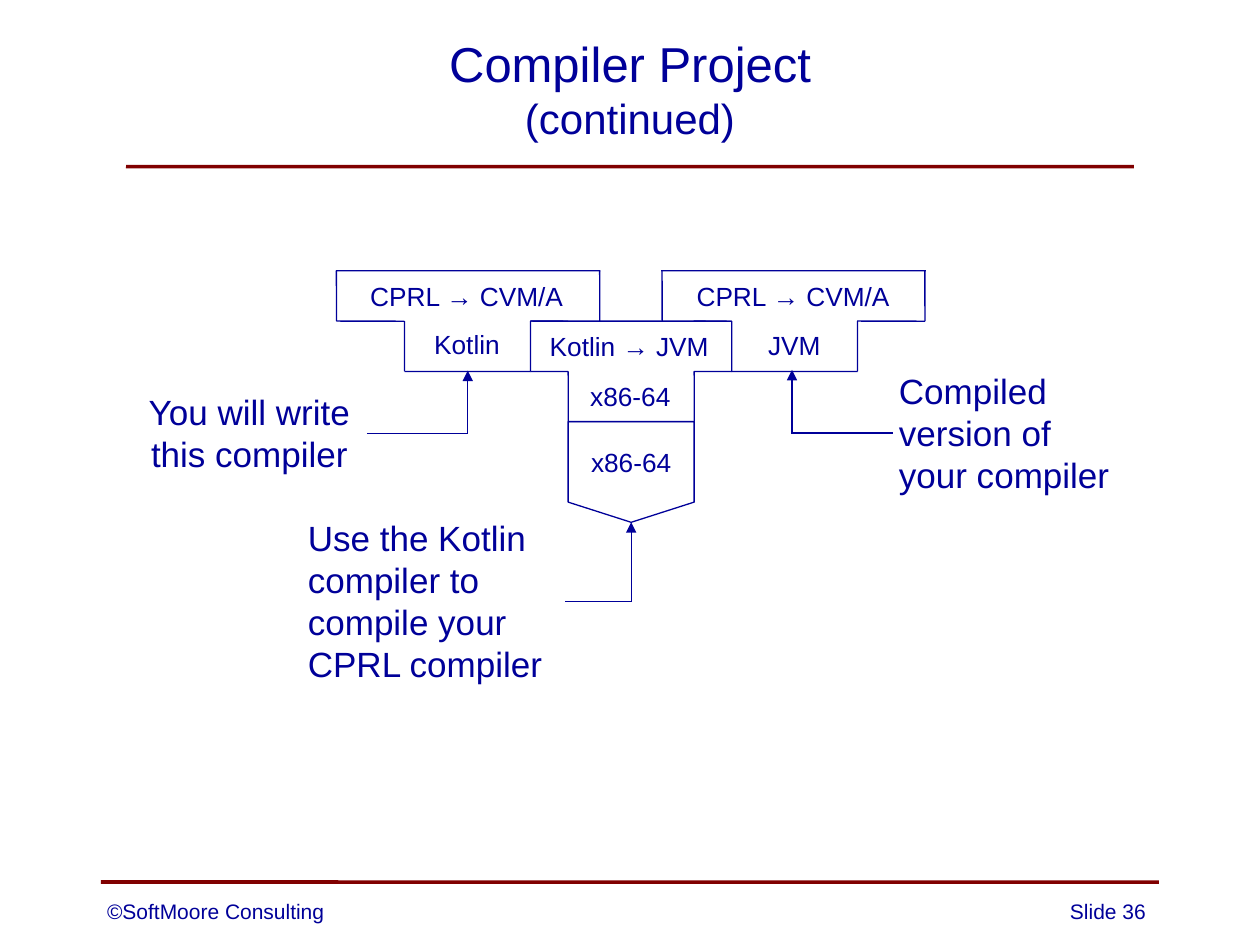
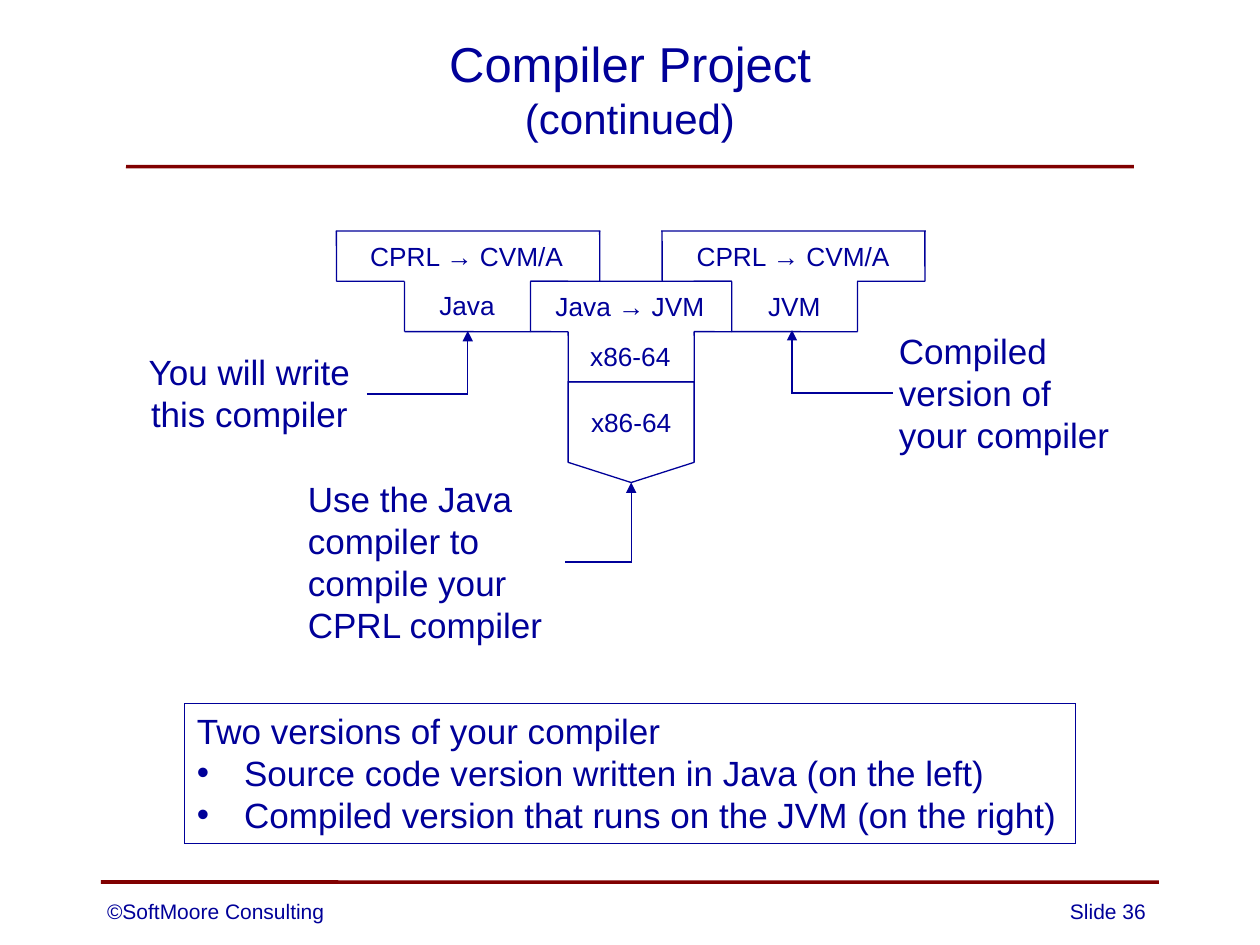
Before and after one commit to SoftMoore/CPRL-Kt-2nd, a slide deck: slide 36 of PowerPoints/01 - Overview of Compilers.pptx. Drawn at 1260x945 pixels with LibreOffice and Linux fonts; fonts in the diff are those of the drawing. Boxes give left, top, right and bottom in pixels: in the first picture for what was removed or moved away, otherwise in the second. Text is boxed around its words. In the diff, an @@ line names an element or a change of style, - is before the commit and + after.

Commit message:
minor change to one PowerPoint slide

```diff
--- a/PowerPoints/01 - Overview of Compilers.pptx
+++ b/PowerPoints/01 - Overview of Compilers.pptx
@@ text at (439,297,494,316): text changed @@
-Kotlin
+Java
@@ text at (555,298,704,317): text changed @@
-Kotlin → JVM
+Java → JVM
@@ 22 lines, 7 texts, 3 elbow arrows, 1 flow chart offpage connector: place and size @@
-22 lines, 7 texts, 3 elbow arrows, 1 flow chart offpage connector at (149,271,1109,684)
+22 lines, 7 texts, 3 elbow arrows, 1 flow chart offpage connector at (149,231,1109,644)
@@ text at (308,486,512,513): text changed @@
-Use the Kotlin
+Use the Java
@@ rectangle added at (184,703,1075,843), outline #000099 0.75 pt, 20 pt, text #000099 @@
+Two versions of your compiler
+• Source code version written in Java (on the left)
+• Compiled version that runs on the JVM (on the right)
```
